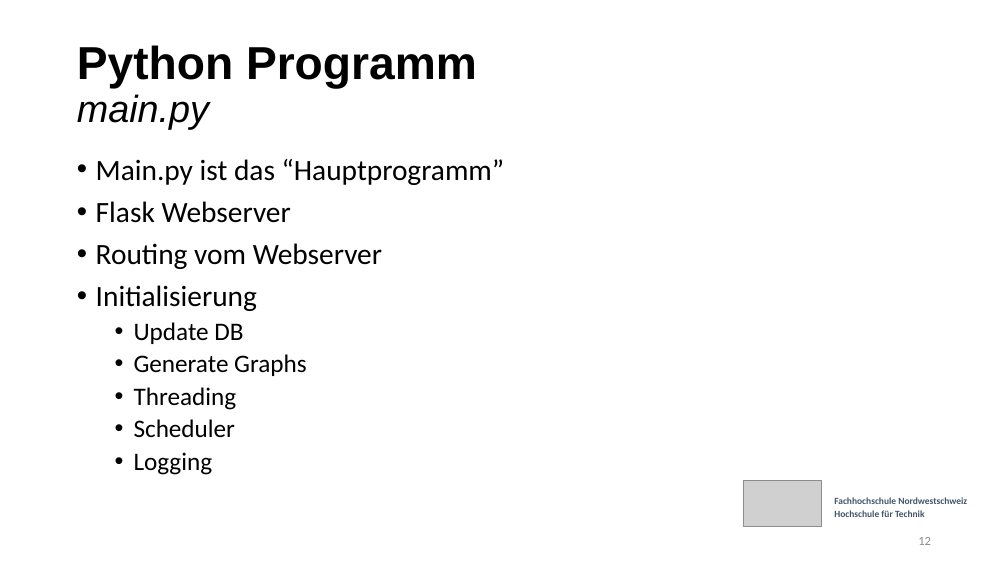
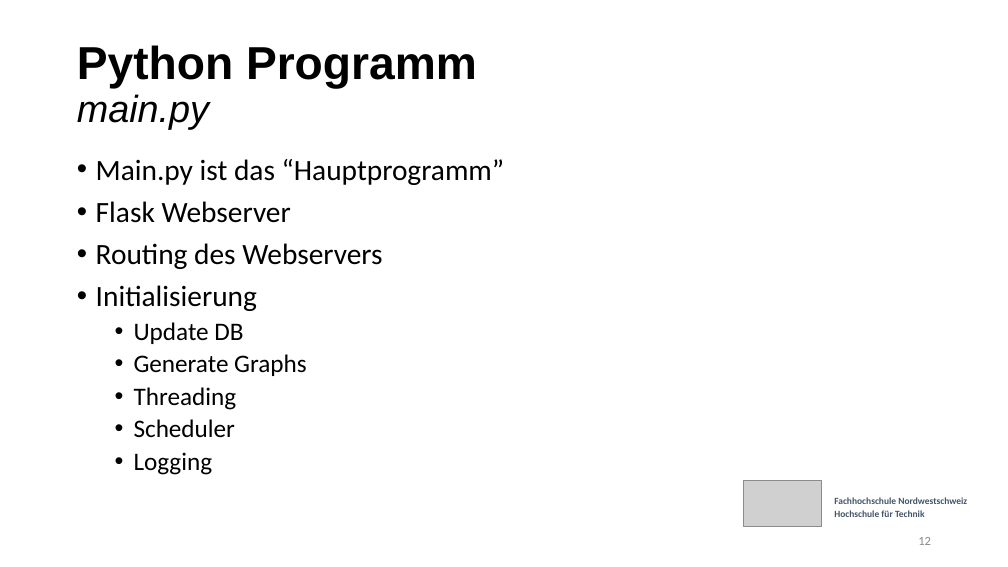
Before and after one commit to etiiiR/FHNW_Wettermonitor, a slide deck: slide 12 of Powerpoint v3.pptx. Drawn at 1008x567 pixels with LibreOffice and Linux fonts; fonts in the diff are those of the drawing; grey boxes stand for pictures. Boxes give left, top, right and bottom in pixels: in the first picture for what was removed or moved away, otherwise in the second. Text is boxed around its words. In the diff, an @@ line names an element or a change of style, - is before the commit and + after.

```diff
--- a/Powerpoint v3.pptx
+++ b/Powerpoint v3.pptx
@@ text at bbox=[96, 243, 382, 269]: text changed @@
-• Routing vom Webserver
+• Routing des Webservers
```
Also in this commit, not shown: 1 other slide changed, 1 slide added.
